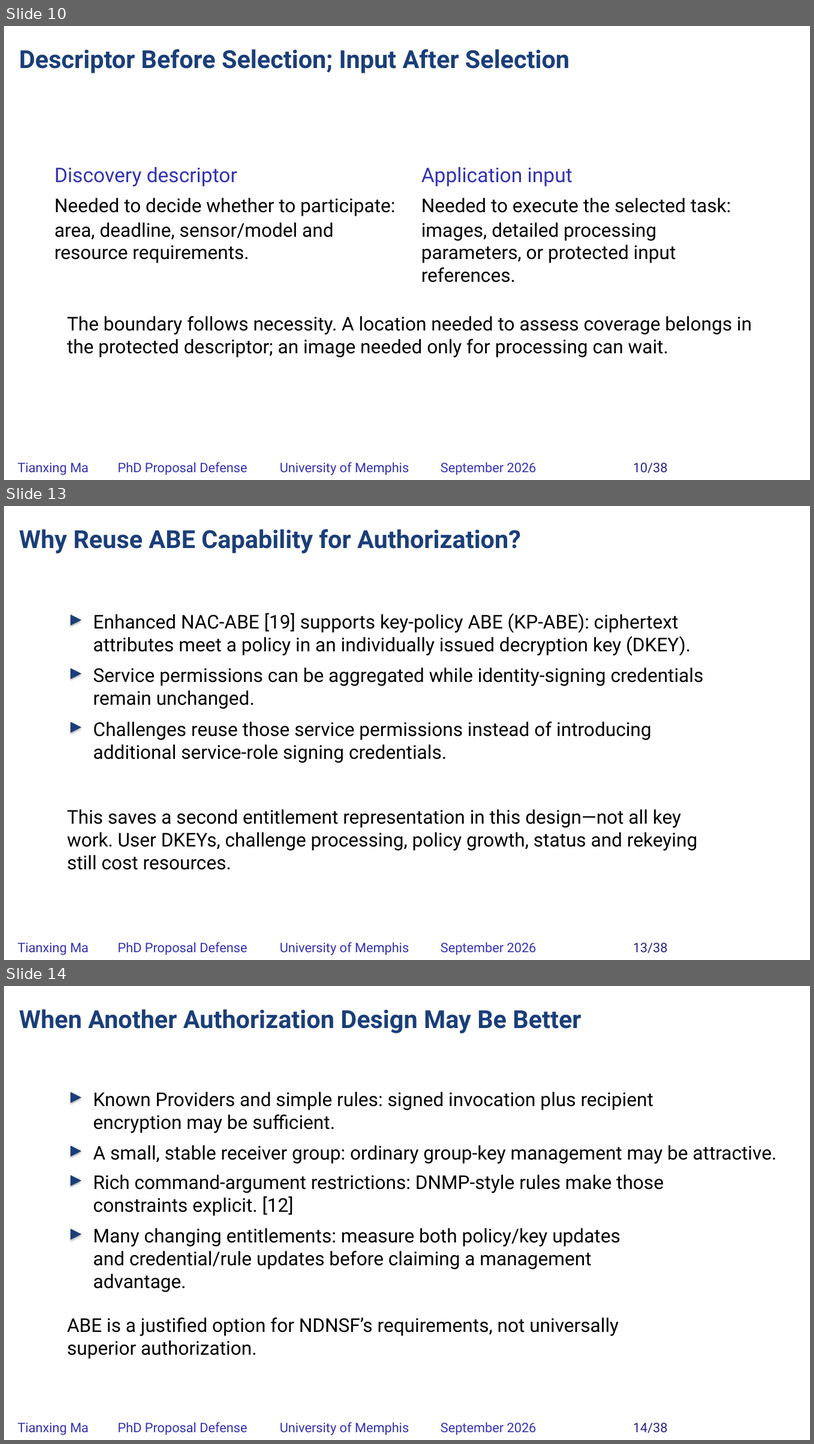
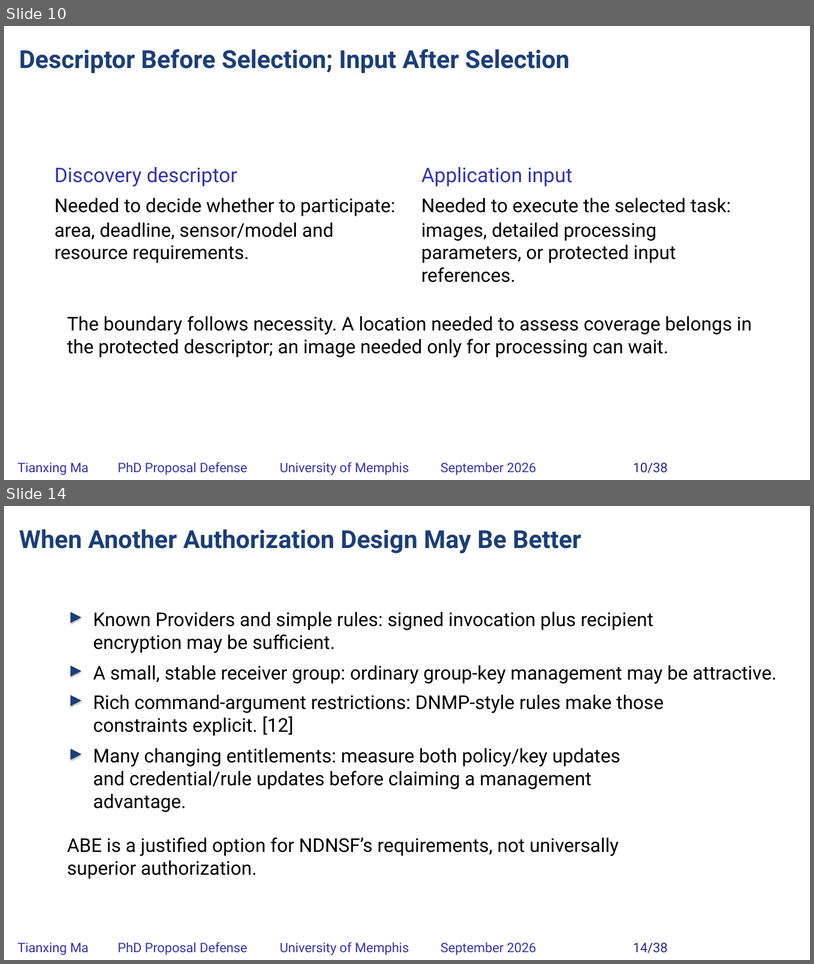
Before and after one commit to matianxing1992/NDN_Service_Framework, a slide deck: docs/PAPER/proposal-defense/slides/NDNSF_proposal_hybrid_editable.pptx. Shown one above the other, each under a label of ours: slides 10, 13 and 14 before the commit, slides 10 and 14 after it; the slides between them are not shown. The pictures are 814x1444 and 814x964 pixels, drawn with LibreOffice and Linux fonts; fonts in the diff are those of the drawing; background and template pictures are left out. Boxes give left, top, right and bottom in pixels: in the first picture for what was removed or moved away, otherwise in the second. Text is boxed around its words. In the diff, an @@ line names an element or a change of style, - is before the commit and + after.

Commit message:
docs: align proposal and slides around two ABE rationales

```diff
--- a/docs/PAPER/proposal-defense/slides/NDNSF_proposal_hybrid_editable.pptx
+++ b/docs/PAPER/proposal-defense/slides/NDNSF_proposal_hybrid_editable.pptx
@@ slide 13 removed at box(4, 506, 810, 960), background picture (left out) @@
@@ text removed at box(19, 529, 521, 553) @@
-Why Reuse ABE Capability for Authorization?
@@ text removed at box(93, 613, 691, 655) @@
-Enhanced NAC-ABE [19] supports key-policy ABE (KP-ABE): ciphertext attributes meet a policy in an individually issued decryption key (DKEY).
@@ triangle removed at box(71, 615, 81, 625) @@
@@ text removed at box(93, 667, 704, 709) @@
-Service permissions can be aggregated while identity-signing credentials remain unchanged.
@@ triangle removed at box(71, 668, 81, 679) @@
@@ text removed at box(93, 721, 652, 763) @@
-Challenges reuse those service permissions instead of introducing additional service-role signing credentials.
@@ triangle removed at box(71, 722, 81, 733) @@
@@ text removed at box(67, 809, 698, 870) @@
-This saves a second entitlement representation in this design—not all key work. User DKEYs, challenge processing, policy growth, status and rekeying still cost resources.
@@ text removed at box(18, 942, 89, 955) @@
-Tianxing Ma
@@ text removed at box(118, 942, 247, 955) @@
-PhD Proposal Defense
@@ text removed at box(280, 942, 409, 955) @@
-University of Memphis
@@ text removed at box(441, 942, 537, 955) @@
-September 2026
@@ text removed at box(633, 942, 668, 953) @@
-13/38
```
Also in this commit, not shown: 3 slides changed, 1 slide added, 21 other files.
